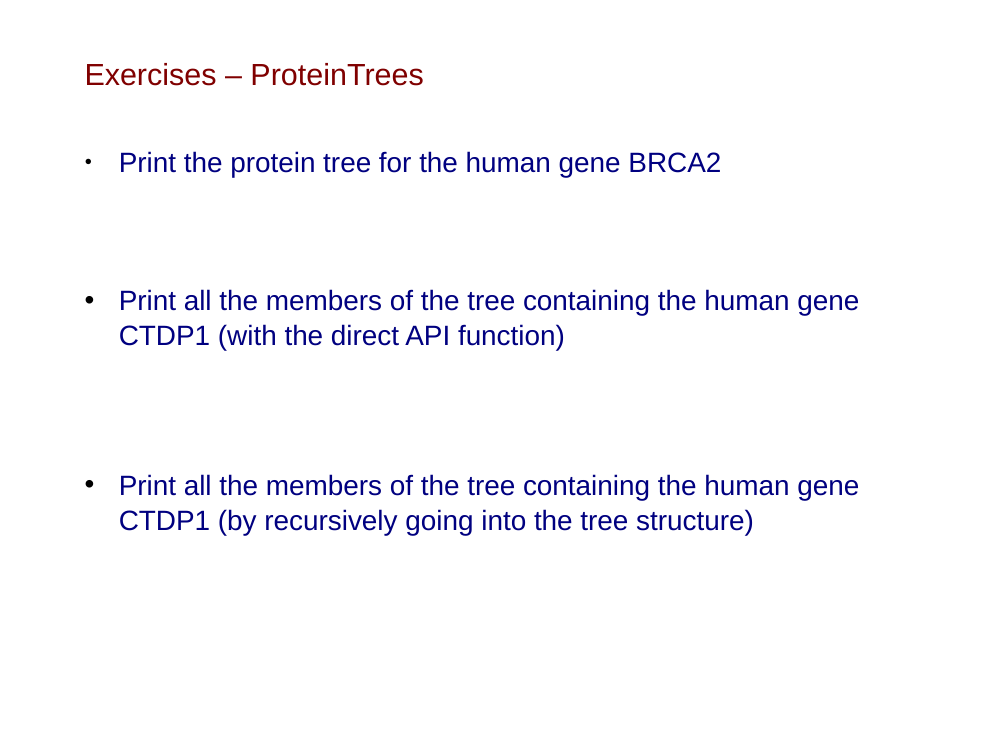
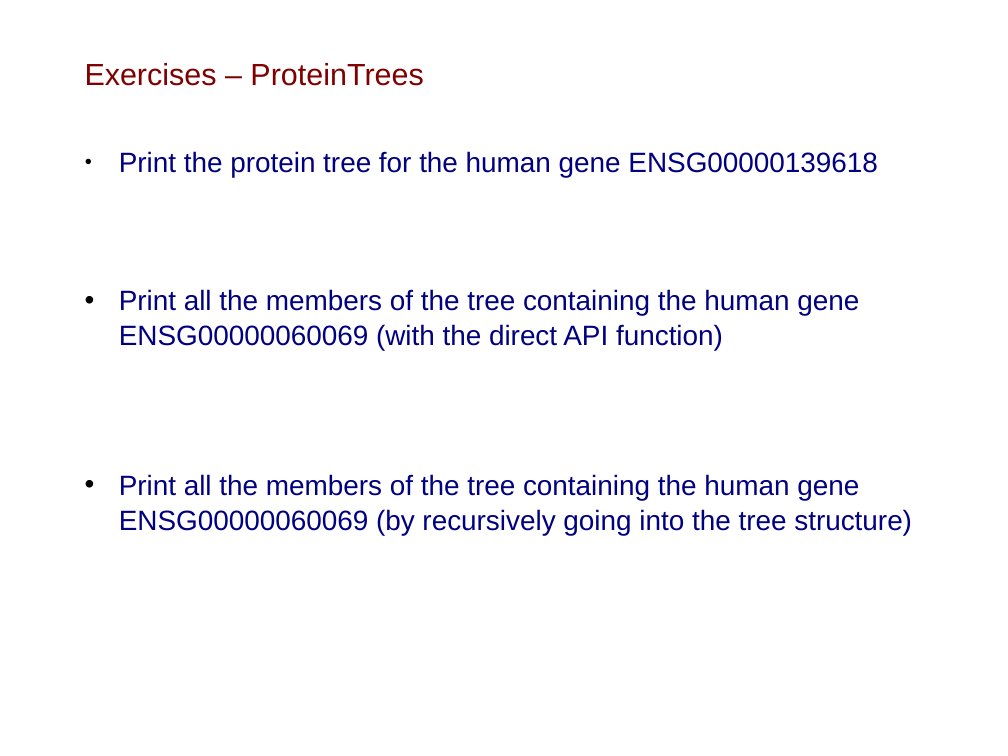
Before and after one commit to Ensembl/ensembl-compara, a slide deck: slide 18 of docs/API_workshop_slides.gene_part.odp (slide 19 before the commit). Drawn at 1008x756 pixels with LibreOffice and Linux fonts; fonts in the diff are those of the drawing; background and template pictures are left out. Boxes give left, top, right and bottom in pixels: in the first picture for what was removed or moved away, otherwise in the second. Text is boxed around its words. In the diff, an @@ line names an element or a change of style, - is before the commit and + after.

```diff
--- a/docs/API_workshop_slides.gene_part.odp
+++ b/docs/API_workshop_slides.gene_part.odp
@@ text at [119,151,912,535]: text changed @@
-● Print the protein tree for the human gene BRCA2
-• Print all the members of the tree containing the human gene CTDP1 (with the direct API function)
-• Print all the members of the tree containing the human gene CTDP1 (by recursively going into the tree structure)
+● Print the protein tree for the human gene ENSG00000139618
+• Print all the members of the tree containing the human gene ENSG00000060069 (with the direct API function)
+• Print all the members of the tree containing the human gene ENSG00000060069 (by recursively going into the tree structure)
```
Also in this commit, not shown: 11 other slides changed, 1 slide removed, 3 other files.
